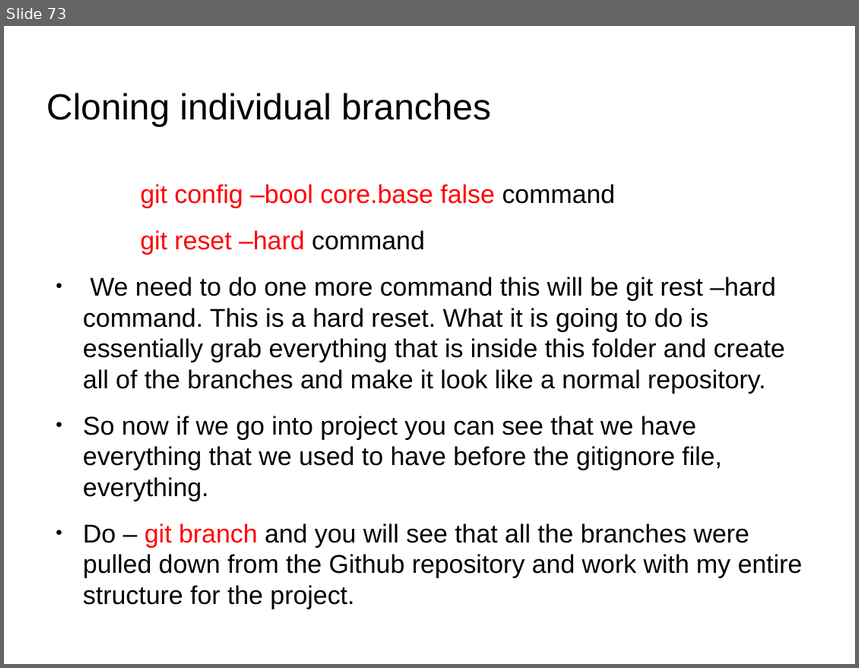
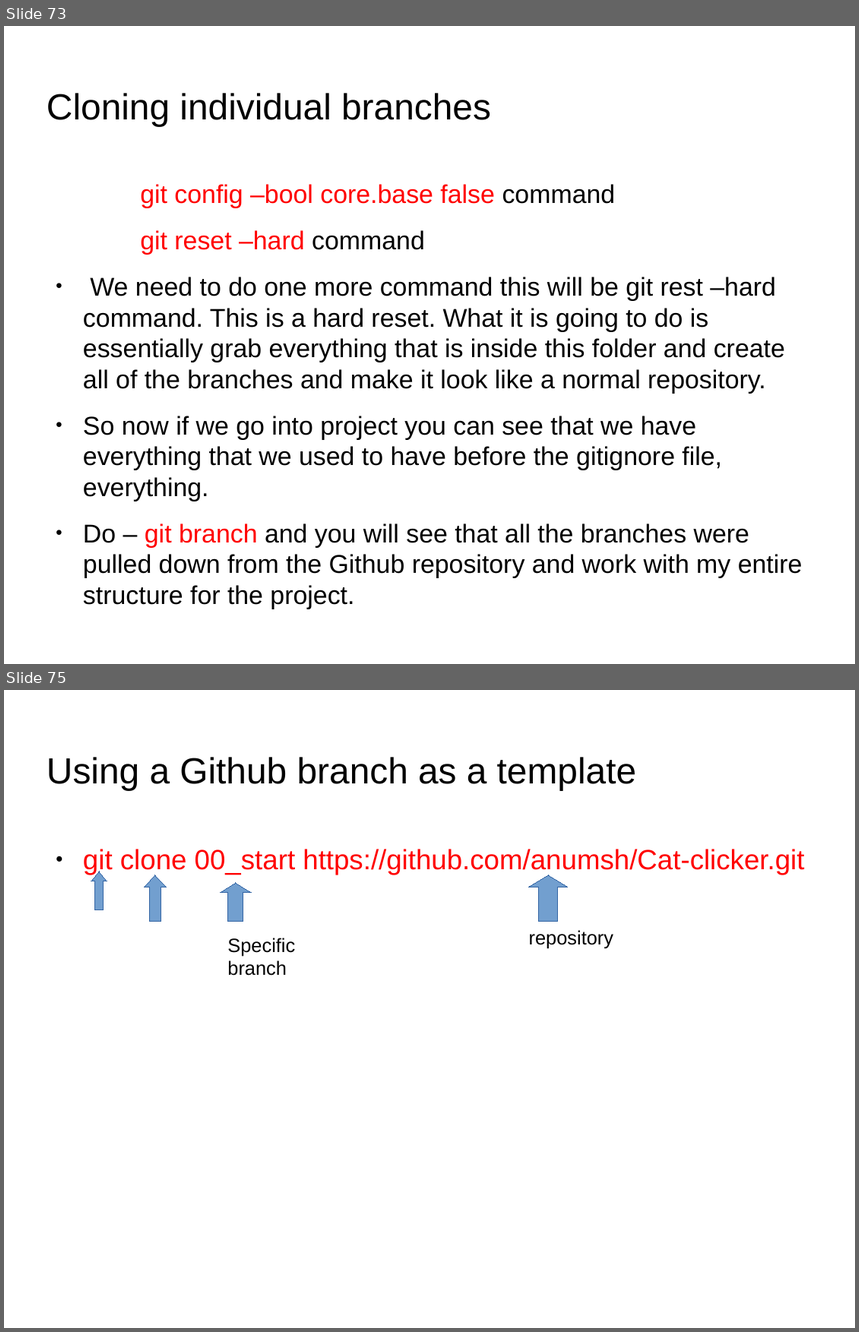
Before and after one commit to anumsh/Learning-Git-and-Github, a slide deck: git_and_GitHub.odp. Shown one above the other, each under a label of ours: slide 73 before the commit, slides 73 and 75 after it; the slides between them are not shown. The pictures are 859x668 and 859x1332 pixels, drawn with LibreOffice and Linux fonts; fonts in the diff are those of the drawing; background and template pictures are left out. Boxes give left, top, right and bottom in pixels: in the first picture for what was removed or moved away, otherwise in the second. Text is boxed around its words. In the diff, an @@ line names an element or a change of style, - is before the commit and + after.

Commit message:
feat: Using github branch as a template

```diff
--- a/git_and_GitHub.odp
+++ b/git_and_GitHub.odp
@@ slide 75 added at box(4, 690, 855, 1328), background picture (left out) @@
@@ title added at box(47, 757, 636, 790), 33.9 pt, text #000000 @@
+Using a Github branch as a template
@@ text added at box(83, 849, 804, 875), 26 pt, text #FF0000 @@
+● git clone 00_start https://github.com/anumsh/Cat-clicker.git
@@ up arrow added at box(91, 872, 107, 910), fill #729FCF, outline #3465A4 0 pt @@
@@ up arrow added at box(145, 875, 166, 922), fill #729FCF, outline #3465A4 0 pt @@
@@ up arrow added at box(221, 883, 251, 922), fill #729FCF, outline #3465A4 0 pt @@
@@ up arrow added at box(529, 875, 568, 922), fill #729FCF, outline #3465A4 0 pt @@
@@ text added at box(227, 938, 295, 976), 18 pt, text #000000 @@
+Specific branch
@@ text added at box(529, 930, 614, 948), 18 pt, text #000000 @@
+repository
```
Also in this commit, not shown: 2 slides changed, 5 other slides added.
